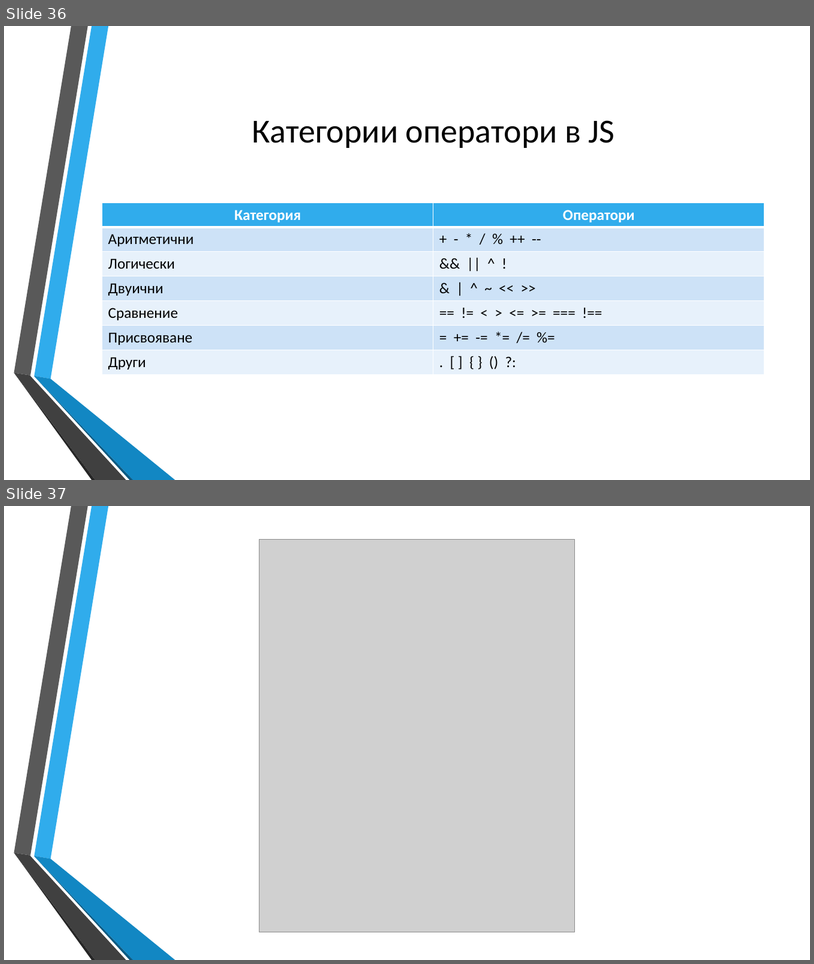
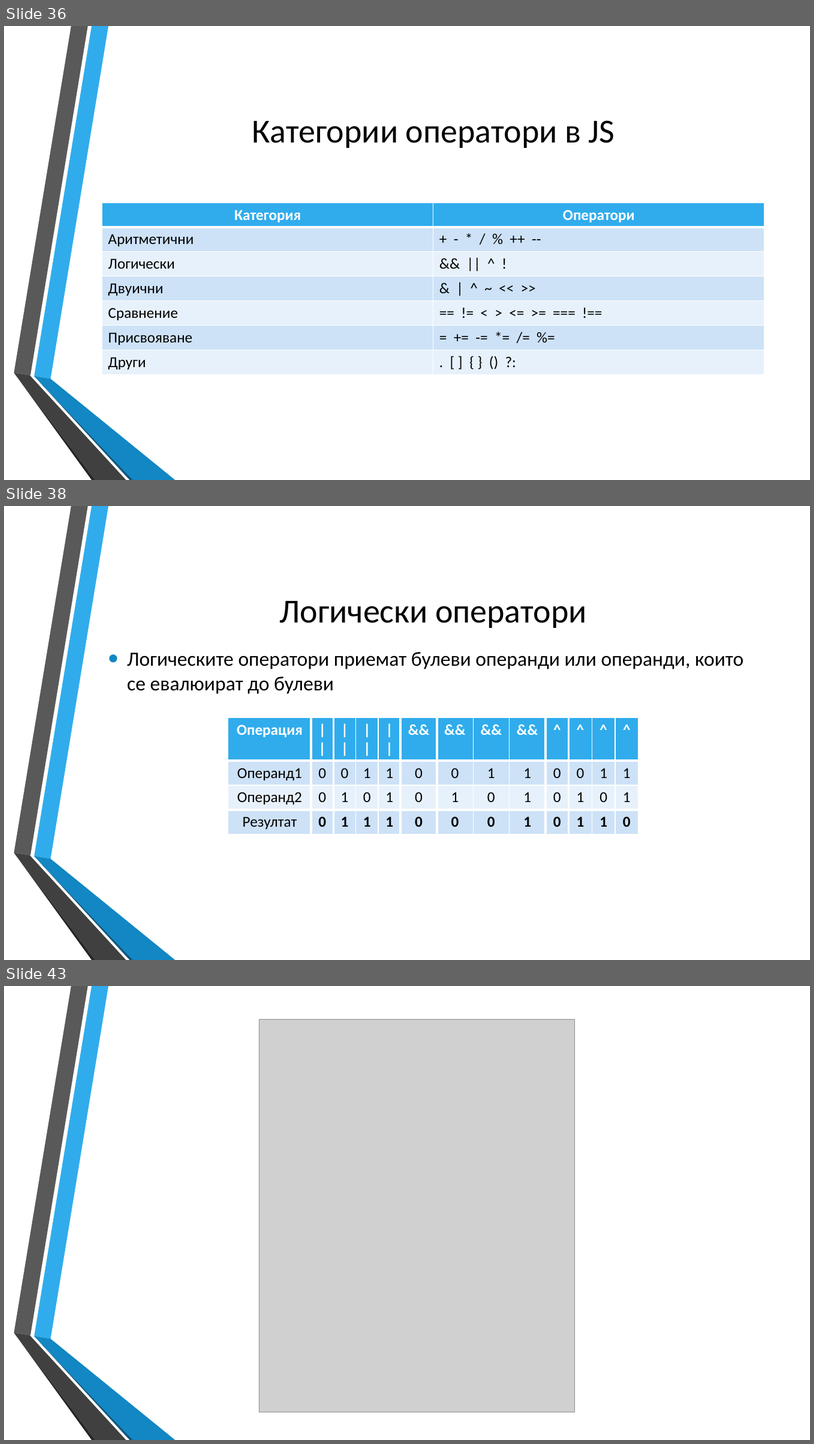
Before and after one commit to dnmitev/IT-Academy, a slide deck: JS Fundamentals/2.JS-Basics/JS-Basics.pptx. Shown one above the other, each under a label of ours: slides 36 and 37 before the commit, slides 36, 38 and 43 after it; the slides between them are not shown. The pictures are 814x964 and 814x1444 pixels, drawn with LibreOffice and Linux fonts; fonts in the diff are those of the drawing; grey boxes stand for pictures; background and template pictures are left out. Boxes give left, top, right and bottom in pixels: in the first picture for what was removed or moved away, otherwise in the second. Text is boxed around its words. In the diff, an @@ line names an element or a change of style, - is before the commit and + after.

```diff
--- a/JS Fundamentals/2.JS-Basics/JS-Basics.pptx
+++ b/JS Fundamentals/2.JS-Basics/JS-Basics.pptx
@@ slide 38 added at [4, 506, 810, 960], background picture (left out); not listed: 6 template elements that a slide beside it also shows @@
@@ title added at [280, 601, 587, 628], 40 pt, text #000000 @@
+Логически оператори
@@ text added at [127, 652, 744, 694], 24 pt, text #000000 @@
+• Логическите оператори приемат булеви операнди или операнди, които се евалюират до булеви
@@ table added at [228, 718, 638, 831], 4 rows, 13 columns @@
+Операция | || | || | || | || | && | && | && | && | ^ | ^ | ^ | ^
+Операнд1 | 0 | 0 | 1 | 1 | 0 | 0 | 1 | 1 | 0 | 0 | 1 | 1
+Операнд2 | 0 | 1 | 0 | 1 | 0 | 1 | 0 | 1 | 0 | 1 | 0 | 1
+Резултат | 0 | 1 | 1 | 1 | 0 | 0 | 0 | 1 | 0 | 1 | 1 | 0
@@ what was slide 37 is now slide 43 @@
```
Also in this commit, not shown: 1 slide changed, 5 other slides added, 6 other files.
